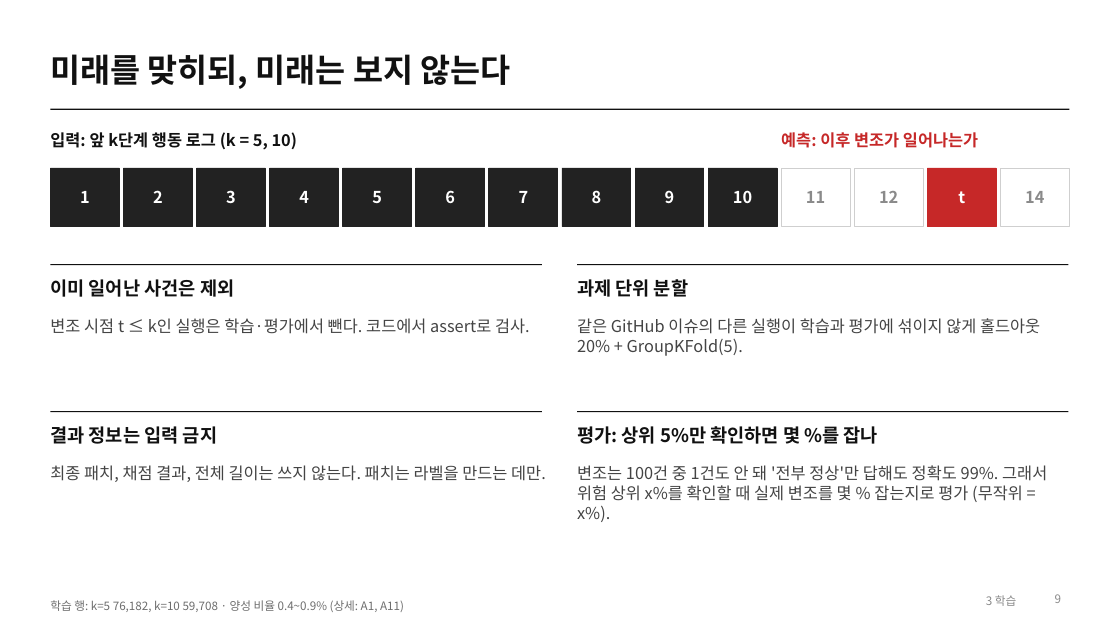
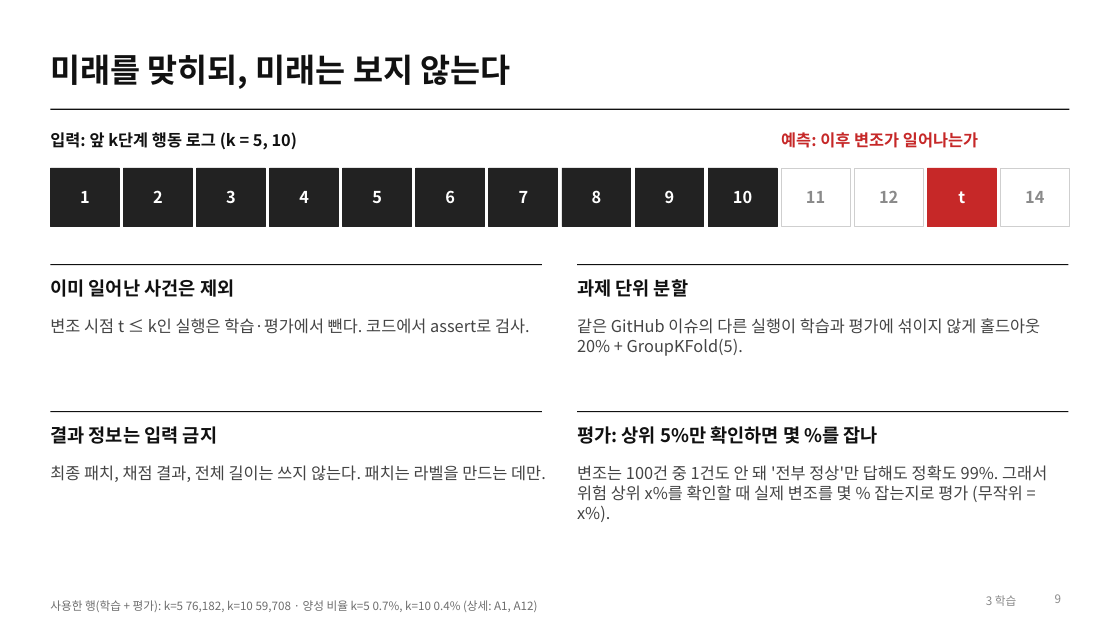
Before and after one commit to jeonbinggu/bigdata-agent-failure-prediction, a slide deck: slide 9 of slides/27팀_발표.pptx. Drawn at 1120x630 pixels with LibreOffice and Linux fonts; fonts in the diff are those of the drawing. Boxes give left, top, right and bottom in pixels: in the first picture for what was removed or moved away, otherwise in the second. Text is boxed around its words. In the diff, an @@ line names an element or a change of style, - is before the commit and + after.

```diff
--- a/slides/27팀_발표.pptx
+++ b/slides/27팀_발표.pptx
@@ text at (50,600,538,612): text changed @@
-학습 행: k=5 76,182, k=10 59,708 · 양성 비율 0.4~0.9% (상세: A1, A11)
+사용한 행(학습 + 평가): k=5 76,182, k=10 59,708 · 양성 비율 k=5 0.7%, k=10 0.4% (상세: A1, A12)
```
Also in this commit, not shown: 6 other slides changed, 5 slides added, 4 other files.
